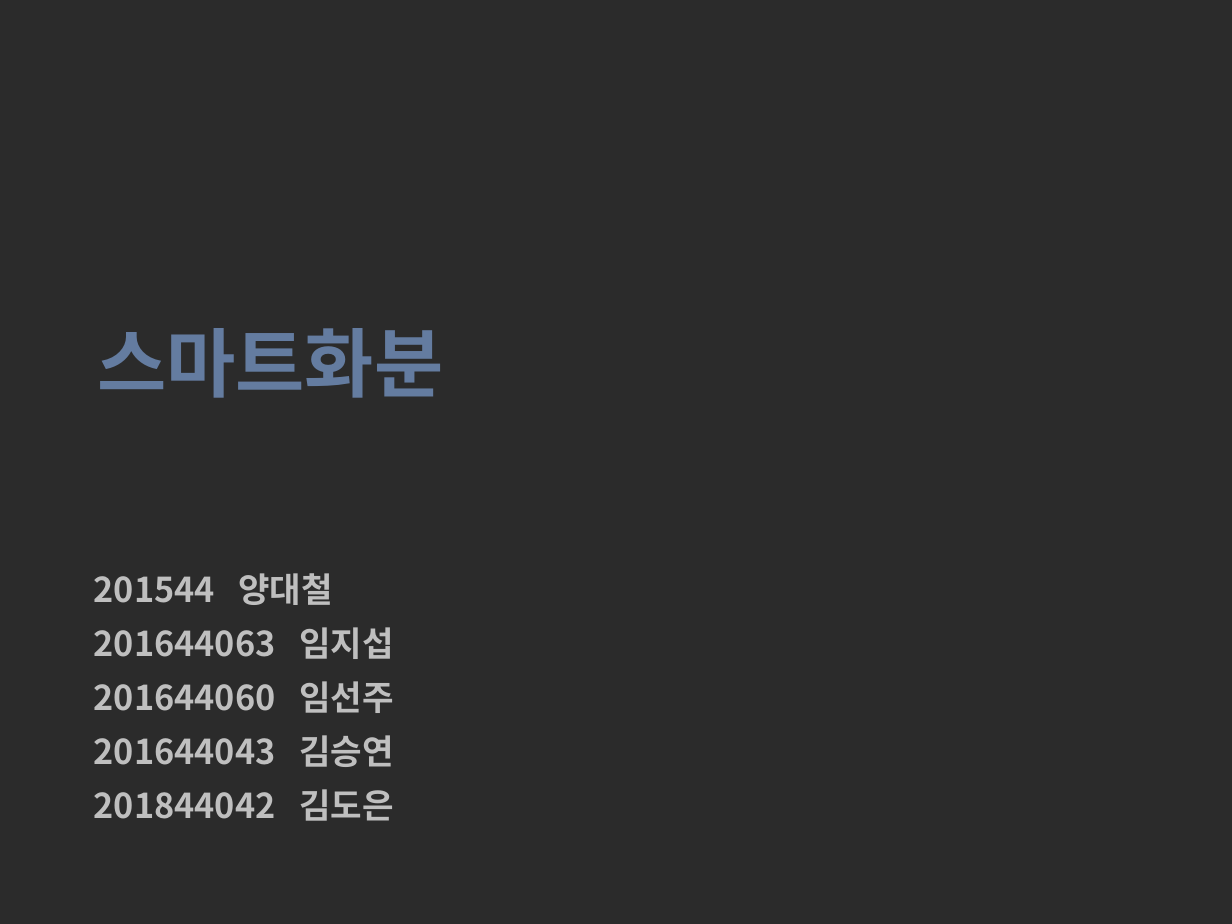
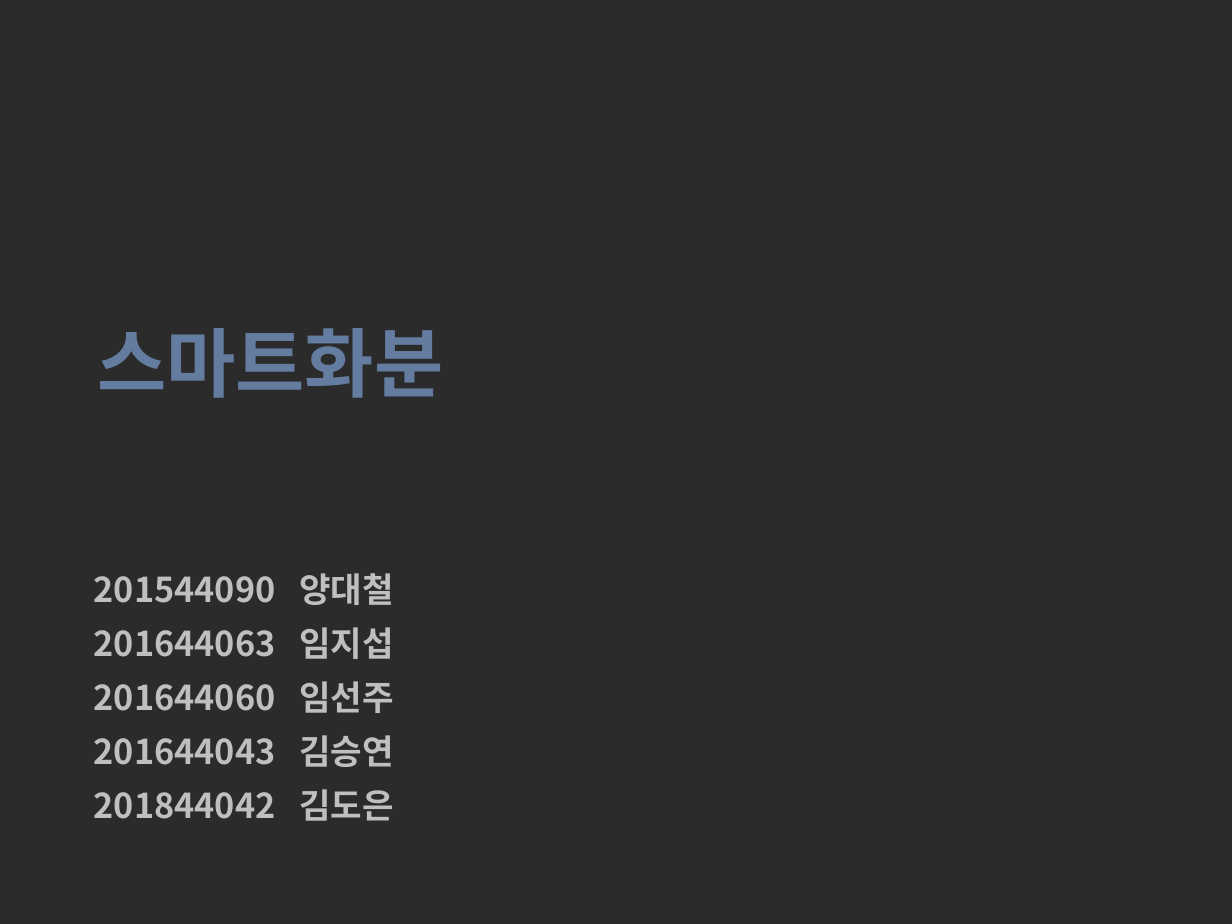
Before and after one commit to crobat126/WLNW_PROJECT_3JO, a slide deck: slide 1 of 사전 자료/3조 ppt.pptx. Drawn at 1232x924 pixels with LibreOffice and Linux fonts; fonts in the diff are those of the drawing; background and template pictures are left out; a plain dark background stands for a picture behind light text. Boxes give left, top, right and bottom in pixels: in the first picture for what was removed or moved away, otherwise in the second. Text is boxed around its words. In the diff, an @@ line names an element or a change of style, - is before the commit and + after.

```diff
--- a/사전 자료/3조 ppt.pptx
+++ b/사전 자료/3조 ppt.pptx
@@ text at [94, 573, 394, 605]: text changed @@
-201544 양대철
+201544090 양대철
```
Also in this commit, not shown: 1 other file.
